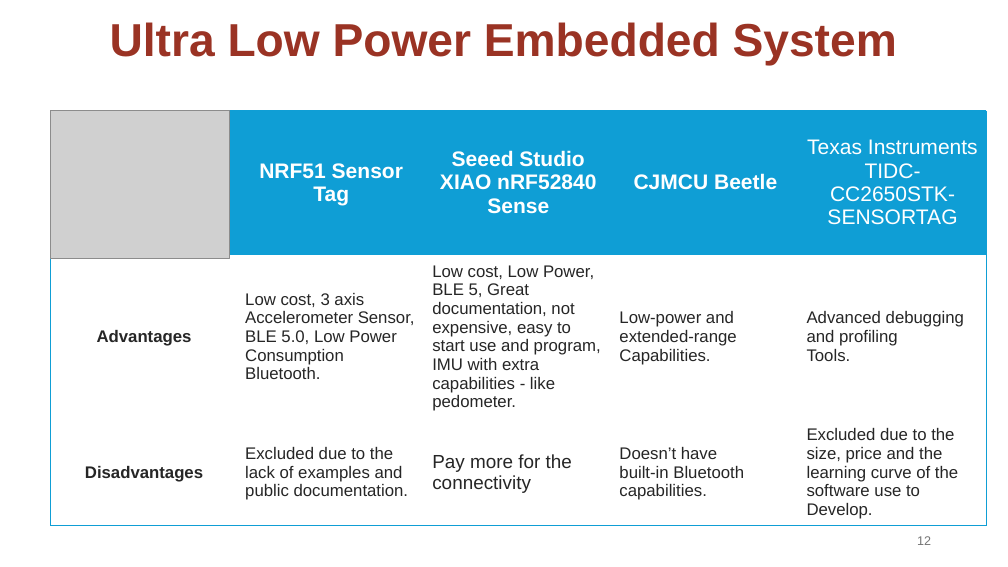
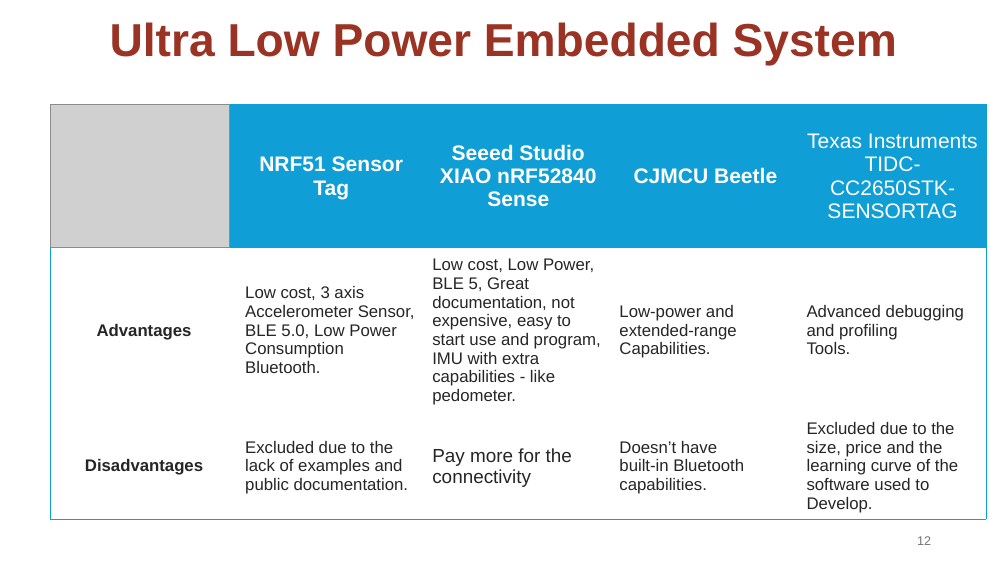
Before and after one commit to osduarte/TESE-MEIC-2324, a slide deck: slide 12 of Relatório intermédio/Apresentação intermédia da TESE_final.pptx. Drawn at 1008x567 pixels with LibreOffice and Linux fonts; fonts in the diff are those of the drawing; grey boxes stand for pictures. Boxes give left, top, right and bottom in pixels: in the first picture for what was removed or moved away, otherwise in the second. Text is boxed around its words. In the diff, an @@ line names an element or a change of style, - is before the commit and + after.

```diff
--- a/Relatório intermédio/Apresentação intermédia da TESE_final.pptx
+++ b/Relatório intermédio/Apresentação intermédia da TESE_final.pptx
@@ picture: place and size @@
-picture at [51,111,229,259]
+picture at [51,104,229,247]
@@ table at [51,104,988,517] @@
-row 3, column 5: Excluded due to the size, price and the learning curve of the software use to Develop.
+row 3, column 5: Excluded due to the size, price and the learning curve of the software used to Develop.
@@ table: place and size @@
-table at [51,111,988,523]
+table at [51,104,988,517]
```
Also in this commit, not shown: 6 other slides changed, 1 other file.
